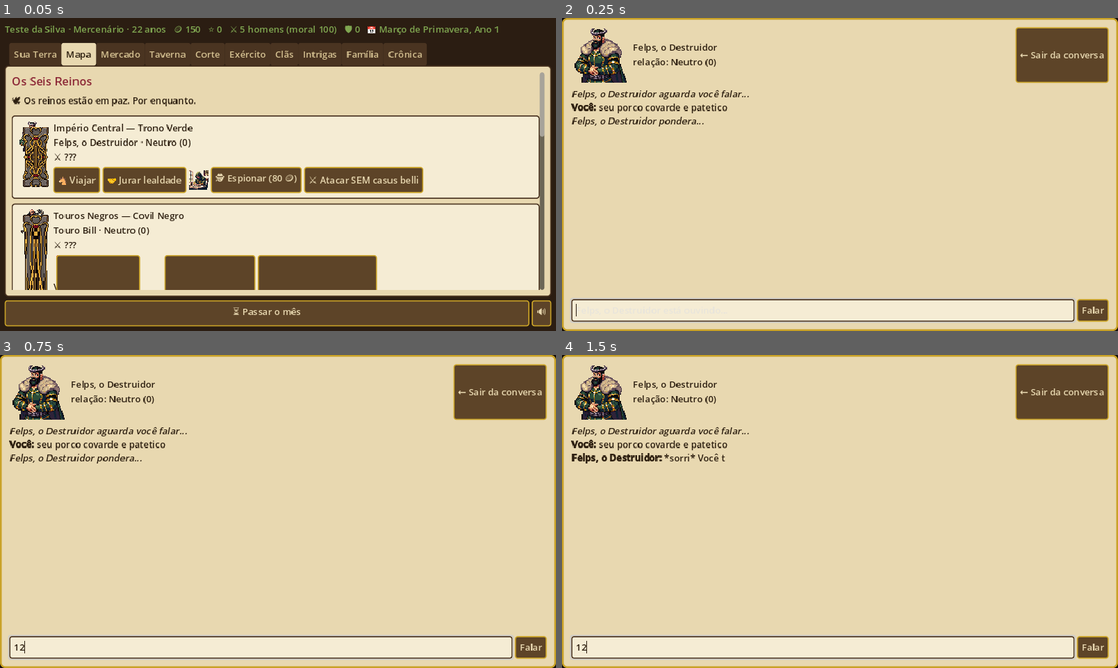
Above: before the commit, frames 1-4 (two rows, left to right).
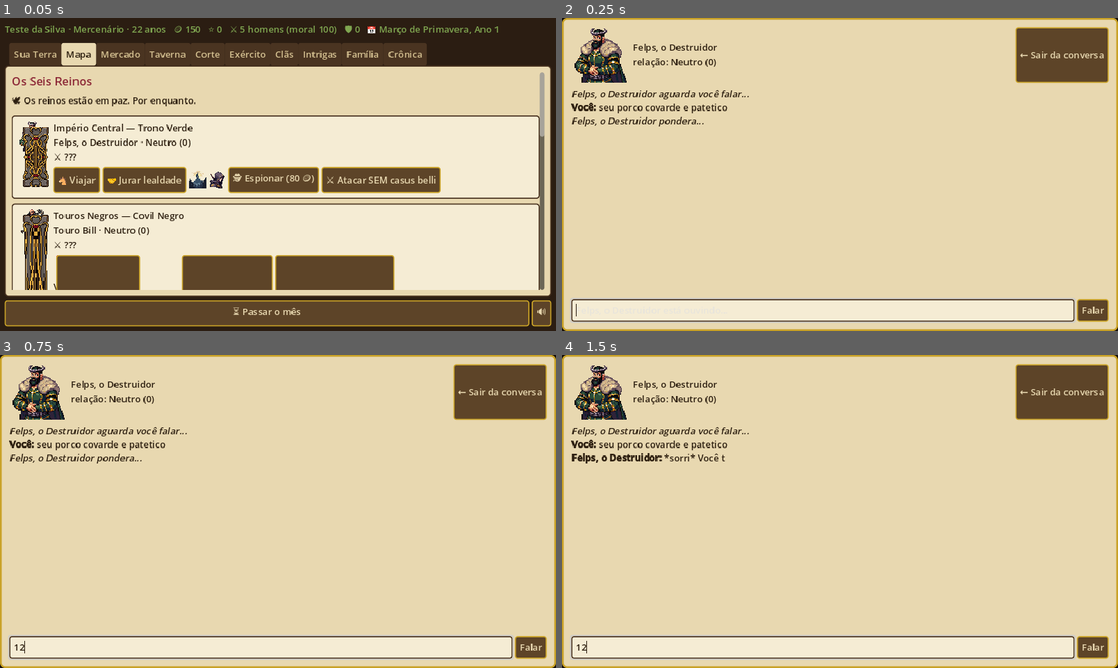
Above: after the commit, the same moments.

Repository: FelpsLuz/livro-receitas
Game: Godot game, scene res://tests/teste_cenas.tscn
Two runs of this game, one before a commit and one after it. Both use one fixed random seed, a clock stepped at 60 frames per second and the inputs below. This scene is started directly instead of the project's main scene.
Inputs (mouse positions are in pixels of both pictures, inside the frame that each line leads up to):
- Up to frame 1 (0.05 s): no input
- Up to frame 2 (0.25 s): no input
- Up to frame 3 (0.75 s): click (261, 646) at 0.52 s; type "12" at 0.6 s
- Up to frame 4 (1.5 s): click "Comprar 5" at 1.25 s

The runs differ from the first frame. In frame 1, 2.3% of the frame differs, in the area x 29-80%, y 47-87%; in frame 2, nothing differs; in frame 3, nothing differs; in frame 4, nothing differs.

Commit message:
Quatro cenas e seis ícones novos: nada mais na UI é só emoji
Faltavam artes para momentos que a interface já sabia narrar em texto, e
faltavam ícones para os estados que as mecânicas novas criaram.

CENAS (generate_assets.py, 128px, US$ 0,0424)
  · evento_traicao  — a guarda destrancando o portão para uma bolsa de moedas
  · evento_saque    — a coluna voltando carregada, com a vila ardendo atrás
  · evento_fome     — o celeiro vazio, e alguém sentado sem ter o que servir
  · evento_derrota  — o estandarte caído na lama, corvos, campo vazio
  A primeira tentativa de `fome` voltou parecendo mercado (prateleiras cheias,
  luz de dia); o prompt foi refeito pedindo interior VAZIO, luz cinza e
  negando explicitamente sacos, multidão e banca.

ÍCONES (generate_assets_v2.py, 64px)
  espiao, neblina, populacao, moral, ampulheta, cerco — os primeiros que não
  são mercadoria, e sim ESTADO: neblina de guerra, moral da tropa, fila do
  quartel. `cerco` saiu como uma casa na primeira tentativa; o prompt passou
  a pedir catapulta isolada, negando parede e construção.

Onde entraram
  · modal de traição, modal de fim (derrota) e batalha de saque
  · aba Sua Terra: linha de recursos com ícone, e a cena da fome quando o
    celeiro zera — o estado que dispara deserção aparecia só como um número
  · manutenção do exército ganha o ícone de moral; a fila do quartel, a
    ampulheta; o botão de espionar, neblina + espião lado a lado, que é a
    leitura do "???" da neblina de guerra em uma olhada

439 testes passando (36 em teste_arte.gd, agora cobrindo também o inventário
de ícones). Saldo do PixelLab após esta leva: US$ 8,3581.

Co-Authored-By: Claude Opus 5 <noreply@anthropic.com>
Claude-Session: https://claude.ai/code/session_01WsmXkEpCuL1sCQNLixPPeW

Diff:
--- a/reino-por-conquista-godot/cenas/principal.gd
+++ b/reino-por-conquista-godot/cenas/principal.gd
@@ -429,8 +429,28 @@
 			Jogo.salvar(state)
 			atualizar())
 	else:
-		_par(c, "👥 População %d   🌾 Alimento %d   🪵 Madeira %d   😊 Felicidade %d" %
-			[t["populacao"], t["alimento"], t["madeira"], t["felicidade"]])
+		# linha de recursos com ícone: o que a vila TEM, lido de relance
+		var hr := HBoxContainer.new()
+		hr.add_theme_constant_override("separation", 6)
+		c.add_child(hr)
+		for par_r in [["populacao", "%d" % int(t["populacao"])],
+				["trigo", "%d" % int(t["alimento"])],
+				["madeira", "%d" % int(t["madeira"])]]:
+			var ic_r := Icones.imagem(str(par_r[0]), 26)
+			if ic_r != null:
+				hr.add_child(ic_r)
+			var l_r := Label.new()
+			l_r.text = "%s    " % str(par_r[1])
+			l_r.add_theme_color_override("font_color", Tema.TINTA)
+			hr.add_child(l_r)
+		var l_fel := Label.new()
+		l_fel.text = "😊 Felicidade %d" % int(t["felicidade"])
+		l_fel.add_theme_color_override("font_color", Tema.TINTA)
+		hr.add_child(l_fel)
+		# celeiro vazio é o começo do fim: deserção, infelicidade e rebelião
+		if int(t["alimento"]) <= 0:
+			_par(c, "🌾 O celeiro está vazio. Os homens comem o que a vila não tem.")
+			_faixa(c, Retratos.ilustracao("fome"), 110)
 		# O DILEMA: quem pega em armas some da base de imposto. Mostrar os dois
 		# números lado a lado é o que transforma recrutar numa decisão.
 		var ativa: int = Economia.populacao_ativa(state)
@@ -544,9 +564,14 @@
 				Jogo.salvar(state)
 				atualizar())
 		if not Intel.tem(state, alvo_id):
-			# a neblina só levanta com gente na estrada: o informante ao lado do
-			# botão diz de onde vem o número que hoje está "???"
-			_arte(lb, Retratos.sprite_gerado("informante"), 34)
+			# a neblina só levanta com gente na estrada: os dois ícones ao lado
+			# do botão dizem de onde vem o número que hoje está "???"
+			var ic_neb := Icones.imagem("neblina", 30)
+			if ic_neb != null:
+				lb.add_child(ic_neb)
+			var ic_esp := Icones.imagem("espiao", 30)
+			if ic_esp != null:
+				lb.add_child(ic_esp)
 			_botao(lb, "🕵 Espionar (80 🪙)", func():
 				var r: Dictionary = Intriga.espionar(state, alvo_id)
 				if int(r.get("prender", 0)) > 0:
@@ -755,8 +780,11 @@
 		var l_up := Label.new()
 		l_up.text = "%d/mês" % int(par_up[1])
 		hu.add_child(l_up)
+	var ic_moral := Icones.imagem("moral", 26)
+	if ic_moral != null:
+		hu.add_child(ic_moral)
 	var l_moral := Label.new()
-	l_moral.text = "   —   Moral do exército: %d/100" % Economia.moral(state)
+	l_moral.text = "Moral %d/100" % Economia.moral(state)
 	l_moral.size_flags_horizontal = Control.SIZE_EXPAND_FILL
 	hu.add_child(l_moral)
 	if Economia.moral(state) <= 35:
@@ -791,6 +819,9 @@
 		for i in fila.size():
 			var item: Dictionary = fila[i]
 			var hf2 := _card(c)
+			var ic_amp := Icones.imagem("ampulheta", 32)
+			if ic_amp != null:
+				hf2.add_child(ic_amp)
 			var lf := Label.new()
 			lf.text = "%s ×%d — próximo em %s" % [
 				Dados.TROPAS[item["tipo"]]["nome"], item["restantes"],
@@ -1000,6 +1031,9 @@
 		if state["jogador"]["rei_de"] == reino["id"]:
 			continue
 		var h := _card(c)
+		var ic_op := Icones.imagem("espiao", 34)
+		if ic_op != null:
+			h.add_child(ic_op)
 		var l := Label.new()
 		l.text = reino["nome"] + ("  📜 CB" if state["casus_belli"].has(reino["id"]) else "")
 		l.size_flags_horizontal = Control.SIZE_EXPAND_FILL
@@ -1256,7 +1290,7 @@
 					Jogo.resolver_evento(state, "recusar")
 					Jogo.salvar(state)
 					atualizar()],
-			])
+			], Retratos.ilustracao("traicao"))
 		_:
 			state["evento_pendente"] = null
 			atualizar()
@@ -1288,7 +1322,9 @@
 		return Retratos.ilustracao("cerco")
 	if t.contains("rebeli"):
 		return Retratos.ilustracao("rebeliao")
-	if t.contains("saque") or t.contains("estrada") or t.contains("embosc"):
+	if t.contains("saque"):
+		return Retratos.ilustracao("saque")
+	if t.contains("estrada") or t.contains("embosc"):
 		return Retratos.ilustracao("emboscada")
 	return null
 
@@ -1300,7 +1336,7 @@
 		[["Nova saga", func():
 			Jogo.apagar_save()
 			get_tree().reload_current_scene()]],
-		Retratos.ilustracao("coroacao") if vitoria else null)
+		Retratos.ilustracao("coroacao") if vitoria else Retratos.ilustracao("derrota"))
 
 func _modal_llm() -> void:
 	var v := _painel_modal()
--- a/reino-por-conquista-godot/scripts/icones.gd
+++ b/reino-por-conquista-godot/scripts/icones.gd
@@ -18,7 +18,10 @@
 ## Tudo o que o gerador sabe fazer (espelha o CATALOGO de generate_assets_v2.py).
 const TODOS := ["moedas", "trigo", "madeira", "espada", "escudo", "arco",
 	"lanca", "pao", "cerveja", "pergaminho", "gema", "coroa",
-	"ferro", "sal", "tecidos", "cavalos"]
+	"ferro", "sal", "tecidos", "cavalos",
+	# ícones de MECÂNICA, não de mercadoria: são estados que a UI mostrava
+	# só com emoji — neblina de guerra, moral, fila do quartel, cerco
+	"espiao", "neblina", "populacao", "moral", "ampulheta", "cerco"]
 
 static func _id(nome: String) -> String:
 	return nome if nome.begins_with("icone_") else "icone_" + nome
--- a/reino-por-conquista-godot/tests/render_ui.gd
+++ b/reino-por-conquista-godot/tests/render_ui.gd
@@ -60,6 +60,9 @@
 	await _tirar(jogo, 3, "taverna")
 	await _tirar(jogo, 3, "taverna_servicos", 900)
 
+	st["terra"]["alimento"] = 0            # celeiro vazio: a cena da fome
+	await _tirar(jogo, 0, "terra_fome", 300)
+	st["terra"]["alimento"] = 300
 	st["mes"] = 1                          # inverno: a vila coberta de neve
 	await _tirar(jogo, 0, "terra_inverno", 380)
 	st["mes"] = 3
@@ -69,6 +72,8 @@
 	await _modal(jogo, "modal_rebeliao")
 	st["evento_pendente"] = {"tipo": "notavel_ambicioso", "nome": "Mira Vento"}
 	await _modal(jogo, "modal_ambicioso")
+	st["evento_pendente"] = {"tipo": "traicao_guardas"}
+	await _modal(jogo, "modal_traicao")
 	st["evento_pendente"] = null
 	jogo._modal_batalha({"vitoria": true, "contexto": "Cerco a Império Central",
 		"rodadas": [], "debandada": "", "baixas_jogador": 14})
--- a/reino-por-conquista-godot/tests/teste_arte.gd
+++ b/reino-por-conquista-godot/tests/teste_arte.gd
@@ -17,6 +17,7 @@
 const Retratos = preload("res://scripts/retratos.gd")
 const Cidadaos = preload("res://scripts/cidadaos.gd")
 const Comandantes = preload("res://scripts/comandantes.gd")
+const Icones = preload("res://scripts/icones.gd")
 const Jogo = preload("res://scripts/jogo.gd")
 
 var passou := 0
@@ -54,12 +55,14 @@
 		Retratos.textura_tropa("lanceiro") == Retratos.textura("tropa_lanceiro"))
 
 	# ---------- 2. ilustrações de evento ----------
-	var cenas := ["cerco", "emboscada", "inverno", "rebeliao", "juramento", "coroacao"]
+	var cenas := ["cerco", "emboscada", "inverno", "rebeliao", "juramento", "coroacao",
+		"traicao", "saque", "fome", "derrota"]
 	var sem_cena: Array = []
 	for e in cenas:
 		if Retratos.ilustracao(e) == null:
 			sem_cena.append(e)
-	ok("as 6 cenas de evento existem", sem_cena.is_empty(), "faltam: " + str(sem_cena))
+	ok("as %d cenas de evento existem" % cenas.size(),
+		sem_cena.is_empty(), "faltam: " + str(sem_cena))
 
 	var panoramica := true
 	for e in cenas:
@@ -179,6 +182,18 @@
 	for id in ["informante", "cartografo"]:
 		ok("a taverna tem o rosto de %s" % id, Retratos.sprite_gerado(id) != null)
 
+	# ---------- 9. ícones de mecânica ----------
+	# Estes não são mercadoria: são estados (neblina, moral, fila, cerco) que a
+	# UI mostrava só com emoji. O inventário tem que estar completo, senão o
+	# ícone some sem ninguém perceber.
+	var inv: Dictionary = Icones.inventario()
+	ok("todo ícone do catálogo tem PNG", inv["falta"].is_empty(), str(inv["falta"]))
+	for n in ["espiao", "neblina", "populacao", "moral", "ampulheta", "cerco"]:
+		ok("ícone de %s carrega" % n, Icones.textura(n) != null)
+	ok("ícone inexistente devolve null", Icones.textura("nao_existe") == null)
+	ok("Icones.imagem devolve TextureRect pronto",
+		Icones.imagem("espiao", 30) is TextureRect)
+
 	print("=====================================")
 	print("RESULTADO: %d passaram, %d falharam" % [passou, falhou])
 	quit(1 if falhou > 0 else 0)
Binary file added: reino-por-conquista-godot/assets/sprites/evento_derrota.png
Not shown, added: reino-por-conquista-godot/assets/sprites/evento_derrota.png.import
Binary file added: reino-por-conquista-godot/assets/sprites/evento_fome.png
Not shown, added: reino-por-conquista-godot/assets/sprites/evento_fome.png.import
Binary file added: reino-por-conquista-godot/assets/sprites/evento_saque.png
Not shown, added: reino-por-conquista-godot/assets/sprites/evento_saque.png.import
Binary file added: reino-por-conquista-godot/assets/sprites/evento_traicao.png
Not shown, added: reino-por-conquista-godot/assets/sprites/evento_traicao.png.import
Binary file added: reino-por-conquista-godot/assets_v2/icons/icone_ampulheta.png
Not shown, added: reino-por-conquista-godot/assets_v2/icons/icone_ampulheta.png.import
Binary file added: reino-por-conquista-godot/assets_v2/icons/icone_cerco.png
Not shown, added: reino-por-conquista-godot/assets_v2/icons/icone_cerco.png.import
(and 10 more such lines)
